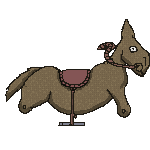
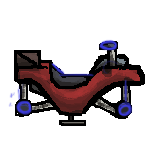
Comparing the layer stacks of the two 150px x 150px images. Changes:
hid group "wood-horse" (4 layers) over [5, 19, 150, 126]
painted on "Layer 9" over [8, 39, 133, 117]
showed "Layer 0" over [14, 41, 145, 126]
